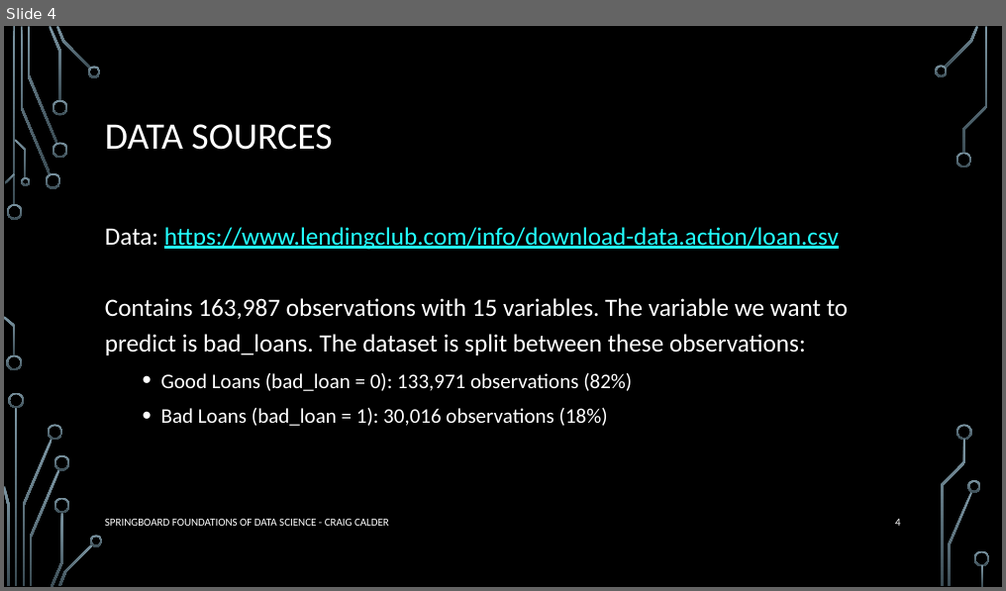
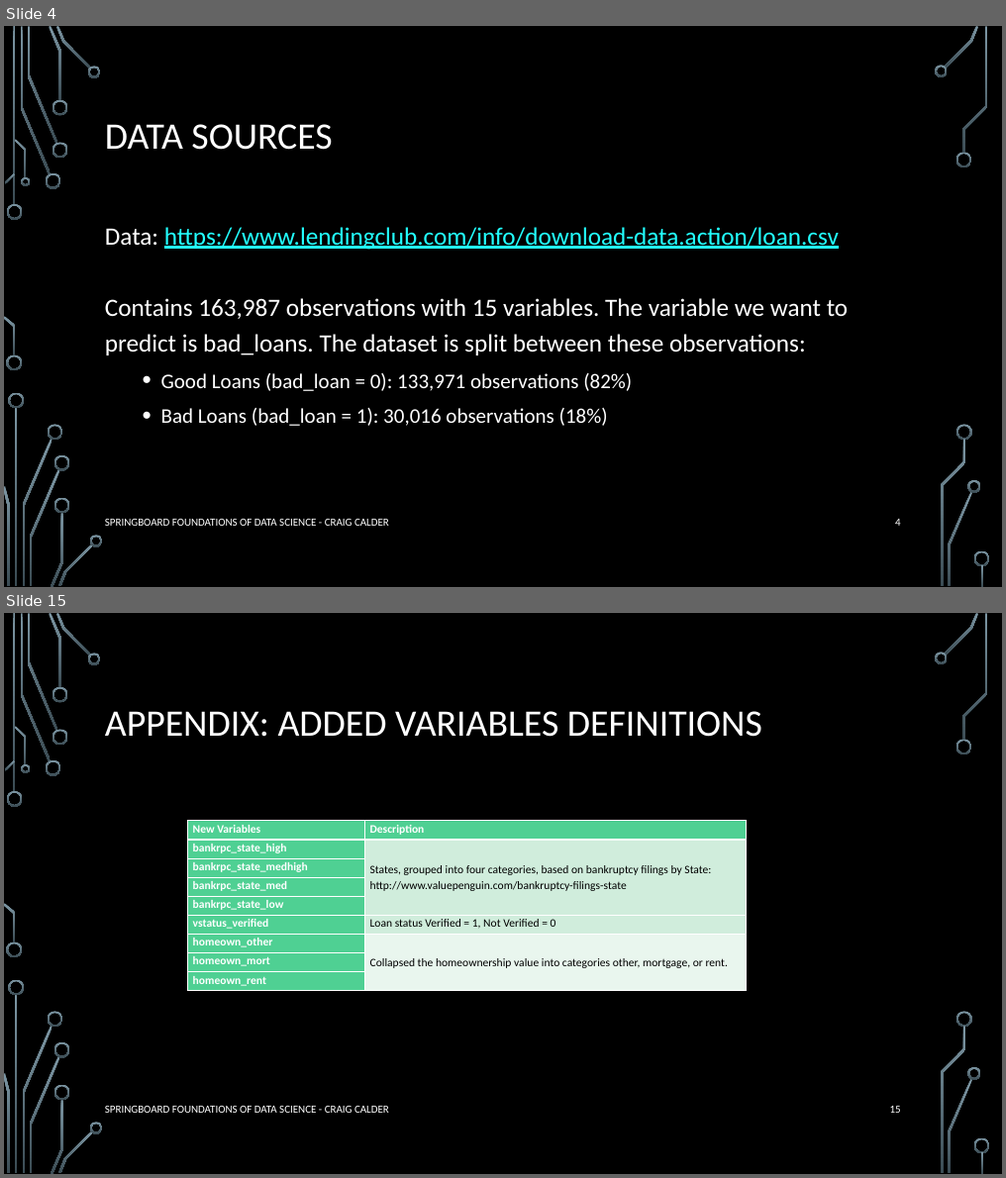
Before and after one commit to clcinpdx/datascience, a slide deck: capstone/Calder-Capstone-Models_LOGREG_TREE.pptx. Shown one above the other, each under a label of ours: slide 4 before the commit, slides 4 and 15 after it; the slides between them are not shown. The pictures are 1006x591 and 1006x1178 pixels, drawn with LibreOffice and Linux fonts; fonts in the diff are those of the drawing; background and template pictures are left out. Boxes give left, top, right and bottom in pixels: in the first picture for what was removed or moved away, otherwise in the second. Text is boxed around its words. In the diff, an @@ line names an element or a change of style, - is before the commit and + after.

```diff
--- a/capstone/Calder-Capstone-Models_LOGREG_TREE.pptx
+++ b/capstone/Calder-Capstone-Models_LOGREG_TREE.pptx
@@ slide 15 added at <box>4,613,1002,1174</box>, background picture (left out); not listed: 36 template elements that a slide beside it also shows @@
@@ title added at <box>105,711,762,737</box>, 36 pt, text #FFFFFF @@
+APPENDIX: ADDED VARIABLES DEFINITIONS
@@ table added at <box>187,821,746,991</box>, 9 rows, 2 columns @@
+New Variables | Description
+bankrpc_state_high | States, grouped into four categories, based on bankruptcy filings by State: http://www.valuepenguin.com/bankruptcy-filings-state
+bankrpc_state_medhigh | 
+bankrpc_state_med | 
+bankrpc_state_low | 
+vstatus_verified | Loan status Verified = 1, Not Verified = 0
+homeown_other | Collapsed the homeownership value into categories other, mortgage, or rent.
+homeown_mort | 
+homeown_rent | 
@@ text added at <box>105,1106,389,1113</box>, 10.5 pt, text #FFFFFF @@
+SPRINGBOARD FOUNDATIONS OF DATA SCIENCE - CRAIG CALDER
@@ page number added at <box>890,1106,901,1113</box>, 10.5 pt, text #FFFFFF @@
+15
```
Also in this commit, not shown: 5 slides changed, 4 other slides added, 1 slide removed, 2 other files.
